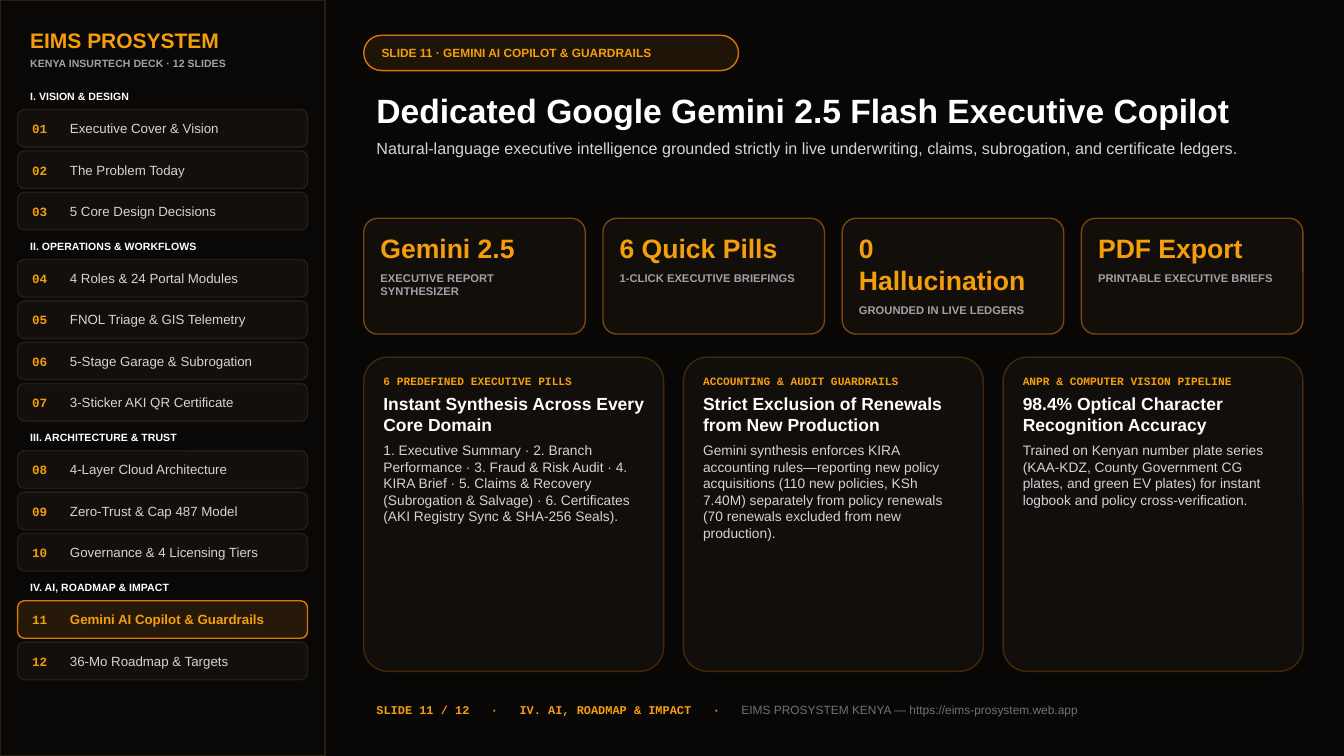
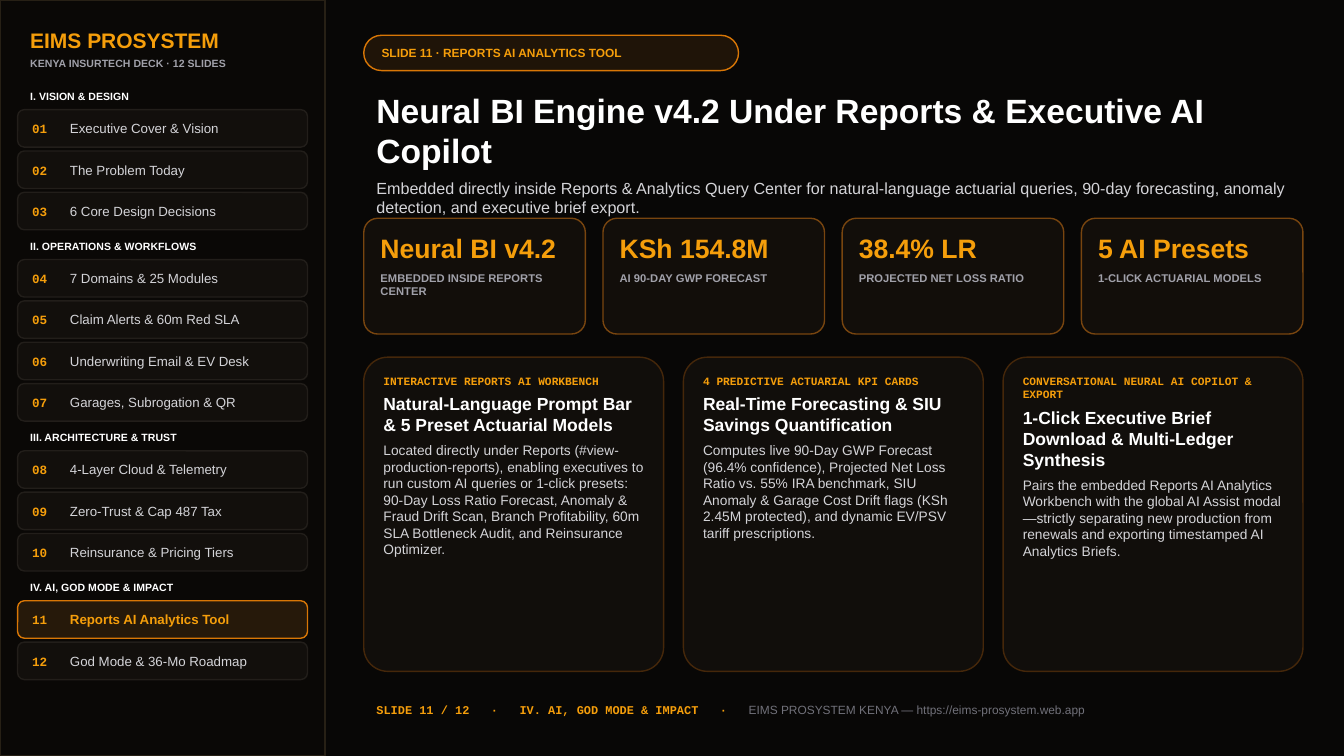
Before and after one commit to tokgot-debug/eims-prosystem, a slide deck: slide 11 of public/EIMS_ProSystem_Pitch_Deck.pptx. Drawn at 1344x756 pixels with LibreOffice and Linux fonts; fonts in the diff are those of the drawing. Boxes give left, top, right and bottom in pixels: in the first picture for what was removed or moved away, otherwise in the second. Text is boxed around its words. In the diff, an @@ line names an element or a change of style, - is before the commit and + after.

Commit message:
feat: add downloadable 12-slide PowerPoint (.pptx) pitch deck

```diff
--- a/public/EIMS_ProSystem_Pitch_Deck.pptx
+++ b/public/EIMS_ProSystem_Pitch_Deck.pptx
@@ text in rounded rectangle at (382, 48, 622, 57): text changed @@
-SLIDE 11 · GEMINI AI COPILOT & GUARDRAILS
+SLIDE 11 · REPORTS AI ANALYTICS TOOL
@@ text at (376, 98, 1285, 217): text changed @@
-Dedicated Google Gemini 2.5 Flash Executive Copilot
-Natural-language executive intelligence grounded strictly in live underwriting, claims, subrogation, and certificate ledgers.
+Neural BI Engine v4.2 Under Reports & Executive AI Copilot
+Embedded directly inside Reports & Analytics Query Center for natural-language actuarial queries, 90-day forecasting, anomaly detection, and executive brief export.
@@ text in rounded rectangle at (380, 238, 556, 295): text changed @@
-Gemini 2.5
-EXECUTIVE REPORT SYNTHESIZER
+Neural BI v4.2
+EMBEDDED INSIDE REPORTS CENTER
@@ text in rounded rectangle at (620, 238, 769, 282): text changed @@
-6 Quick Pills
-1-CLICK EXECUTIVE BRIEFINGS
+KSh 154.8M
+AI 90-DAY GWP FORECAST
@@ text in rounded rectangle at (859, 239, 1024, 282): text changed @@
-0 Hallucination
-GROUNDED IN LIVE LEDGERS
+38.4% LR
+PROJECTED NET LOSS RATIO
@@ text in rounded rectangle at (1098, 239, 1261, 282): text changed @@
-PDF Export
-PRINTABLE EXECUTIVE BRIEFS
+5 AI Presets
+1-CLICK ACTUARIAL MODELS
@@ text in rounded rectangle at (32, 273, 218, 283): text changed @@
-04 4 Roles & 24 Portal Modules
+04 7 Domains & 25 Modules
@@ text in rounded rectangle at (32, 314, 239, 324): text changed @@
-05 FNOL Triage & GIS Telemetry
+05 Claim Alerts & 60m Red SLA
@@ text in rounded rectangle at (32, 356, 249, 369): text changed @@
-06 5-Stage Garage & Subrogation
+06 Underwriting Email & EV Desk
@@ text in rounded rectangle at (383, 377, 643, 557): text changed @@
-6 PREDEFINED EXECUTIVE PILLS
-Instant Synthesis Across Every Core Domain
-1. Executive Summary · 2. Branch Performance · 3. Fraud & Risk Audit · 4. KIRA Brief · 5. Claims & Recovery (Subrogation & Salvage) · 6. Certificates (AKI Registry Sync & SHA-256 Seals).
+INTERACTIVE REPORTS AI WORKBENCH
+Natural-Language Prompt Bar & 5 Preset Actuarial Models
+Located directly under Reports (#view-production-reports), enabling executives to run custom AI queries or 1-click presets: 90-Day Loss Ratio Forecast, Anomaly & Fraud Drift Scan, Branch Profitability, 60m SLA Bottleneck Audit, and Reinsurance Optimizer.
@@ text in rounded rectangle at (703, 377, 948, 541): text changed @@
-ACCOUNTING & AUDIT GUARDRAILS
-Strict Exclusion of Renewals from New Production
-Gemini synthesis enforces KIRA accounting rules—reporting new policy acquisitions (110 new policies, KSh 7.40M) separately from policy renewals (70 renewals excluded from new production).
+4 PREDICTIVE ACTUARIAL KPI CARDS
+Real-Time Forecasting & SIU Savings Quantification
+Computes live 90-Day GWP Forecast (96.4% confidence), Projected Net Loss Ratio vs. 55% IRA benchmark, SIU Anomaly & Garage Cost Drift flags (KSh 2.45M protected), and dynamic EV/PSV tariff prescriptions.
@@ text in rounded rectangle at (1023, 377, 1281, 559): text changed @@
-ANPR & COMPUTER VISION PIPELINE
-98.4% Optical Character Recognition Accuracy
-Trained on Kenyan number plate series (KAA-KDZ, County Government CG plates, and green EV plates) for instant logbook and policy cross-verification.
+CONVERSATIONAL NEURAL AI COPILOT & EXPORT
+1-Click Executive Brief Download & Multi-Ledger Synthesis
+Pairs the embedded Reports AI Analytics Workbench with the global AI Assist modal—strictly separating new production from renewals and exporting timestamped AI Analytics Briefs.
@@ text in rounded rectangle at (32, 397, 236, 410): text changed @@
-07 3-Sticker AKI QR Certificate
+07 Garages, Subrogation & QR
@@ text in rounded rectangle at (32, 464, 226, 477): text changed @@
-08 4-Layer Cloud Architecture
+08 4-Layer Cloud & Telemetry
@@ text in rounded rectangle at (32, 506, 222, 519): text changed @@
-09 Zero-Trust & Cap 487 Model
+09 Zero-Trust & Cap 487 Tax
@@ text in rounded rectangle at (32, 547, 234, 560): text changed @@
-10 Governance & 4 Licensing Tiers
+10 Reinsurance & Pricing Tiers
@@ text at (30, 583, 173, 593): text changed @@
-IV. AI, ROADMAP & IMPACT
+IV. AI, GOD MODE & IMPACT
@@ text in rounded rectangle at (32, 614, 229, 627): text changed @@
-11 Gemini AI Copilot & Guardrails
+11 Reports AI Analytics Tool
@@ text in rounded rectangle at (32, 656, 247, 669): text changed @@
-12 36-Mo Roadmap & Targets
+12 God Mode & 36-Mo Roadmap
@@ text at (376, 705, 1085, 717): text changed @@
-SLIDE 11 / 12 · IV. AI, ROADMAP & IMPACT · EIMS PROSYSTEM KENYA — https://eims-prosystem.web.app
+SLIDE 11 / 12 · IV. AI, GOD MODE & IMPACT · EIMS PROSYSTEM KENYA — https://eims-prosystem.web.app
```
Also in this commit, not shown: 11 other slides changed, 1 other file.
